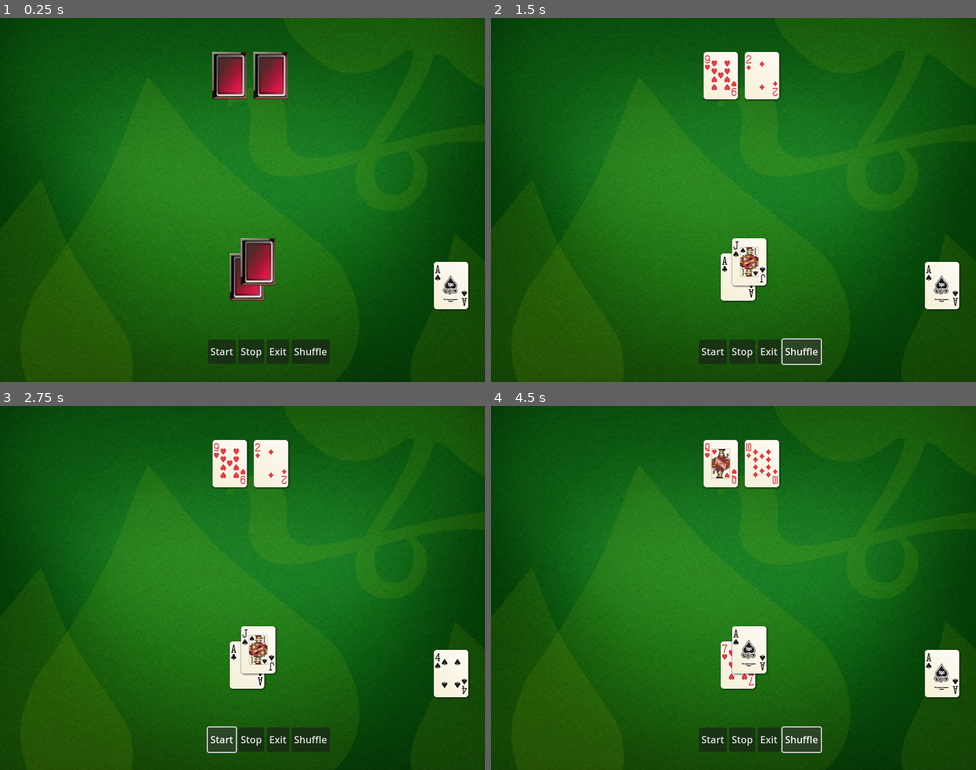
Above: before the commit, frames 1-4 (two rows, left to right).
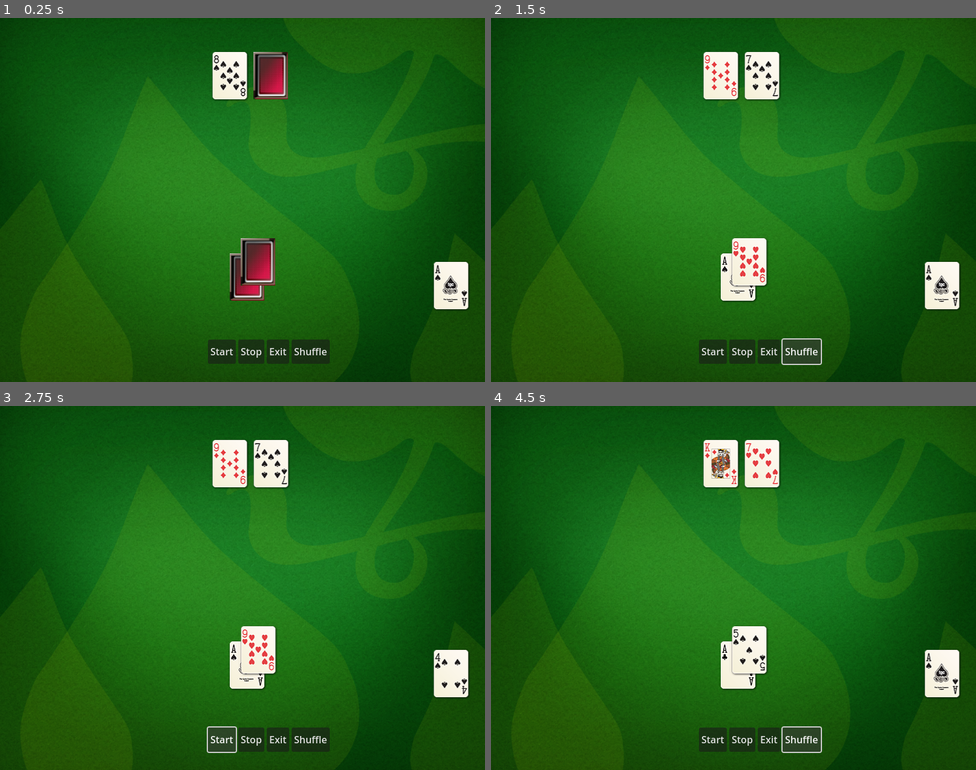
Above: after the commit, the same moments.

Repository: GizehFire/CoolBlackJack
Game: Godot game, scene res://scene/main.tscn
The game is run twice, just before and just after one commit, with the same random seed, the same clock (stepped at 60 frames per second) and the same inputs. Before the commit the project starts from res://main.tscn.
Inputs:
- Up to frame 1 (0.25 s): no input
- Up to frame 2 (1.5 s): click "Stop" at 0.5 s; click "Shuffle" at 1.25 s
- Up to frame 3 (2.75 s): click "Start" at 2 s
- Up to frame 4 (4.5 s): click "Start" at 2.75 s; click "Stop" at 3.5 s; click "Shuffle" at 4.25 s

The runs differ from the first frame. In frame 1, 1.0% of the frame differs, in the area x 43-52%, y 9-23%; in frame 2, 0.7%; in frame 3, 0.7%; in frame 4, 0.8%.

Commit message:
deck-logic
- Extract deck logic into utility module

- Moved pop_front() calls into Utils.get_card_indices() to reduce duplication and make the game logic testable.

- Organized scripts into dedicated scripte and scenes directories

- Refactored code for readability; moved logic to utilities

- Fixed bugs and improved stability

- Add testmod scene and script for experimental testing

Diff:
--- a/icon.svg
+++ /dev/null
@@ -1 +0,0 @@
-<svg xmlns="http://www.w3.org/2000/svg" width="128" height="128"><rect width="124" height="124" x="2" y="2" fill="#363d52" stroke="#212532" stroke-width="4" rx="14"/><g fill="#fff" transform="translate(12.322 12.322)scale(.101)"><path d="M105 673v33q407 354 814 0v-33z"/><path fill="#478cbf" d="m105 673 152 14q12 1 15 14l4 67 132 10 8-61q2-11 15-15h162q13 4 15 15l8 61 132-10 4-67q3-13 15-14l152-14V427q30-39 56-81-35-59-83-108-43 20-82 47-40-37-88-64 7-51 8-102-59-28-123-42-26 43-46 89-49-7-98 0-20-46-46-89-64 14-123 42 1 51 8 102-48 27-88 64-39-27-82-47-48 49-83 108 26 42 56 81zm0 33v39c0 276 813 276 814 0v-39l-134 12-5 69q-2 10-14 13l-162 11q-12 0-16-11l-10-65H446l-10 65q-4 11-16 11l-162-11q-12-3-14-13l-5-69z"/><path d="M483 600c0 34 58 34 58 0v-86c0-34-58-34-58 0z"/><circle cx="725" cy="526" r="90"/><circle cx="299" cy="526" r="90"/></g><g fill="#414042" transform="translate(12.322 12.322)scale(.101)"><circle cx="307" cy="532" r="60"/><circle cx="717" cy="532" r="60"/></g></svg>
--- a/main.gd
+++ /dev/null
@@ -1,71 +0,0 @@
-extends Node
-
-@onready var buttons: Node = $buttons
-@onready var cards: AnimatedSprite2D = $cards
-@onready var first_card: Sprite2D = $PlayerHand/firstCard
-@onready var second_card: Sprite2D = $PlayerHand/secondCard
-@onready var up_card: Sprite2D = $DealerHand/up_card
-@onready var hole_card: Sprite2D = $DealerHand/hole_card
-
-var actions : Dictionary
-var my_deck: Array[int] = []	# Persistentes, gemischtes Kartendeck
-
-func _ready() -> void:
-
-	my_deck = deck_shuffle()  # Nur einmal mischen zu Beginn
-	# start_new_round()
-
-	actions = {
-		"Exit":    get_tree().quit,
-		"Start":   cards.play.bind("default"),
-		"Stop":    cards.stop,
-		"Shuffle": start_new_round
-	}
-
-	buttons.pressed_button.connect(Callable(_on_buttons_selected))
-
-func start_new_round() -> void:
-	if my_deck.size() < 4:
-		my_deck = deck_shuffle()
-		print(" - New Mix - ")
-	set_shuffle_card()
-
-func _on_buttons_selected(item:String) -> void:
-	if actions.has(item):
-		actions[item].call()      # eine Zeile statt vieler ifs
-
-func set_shuffle_card() -> void:
-
-	var frame_index_first : int = my_deck.pop_front() # Erste Karte für Spieler
-	var frame_index_second : int = my_deck.pop_front() # Zweite Karte für Spieler
-	var frame_index_up_card : int = my_deck.pop_front() # Dealer-Upcard
-	var frame_index_hole_card : int = my_deck.pop_front() # Dealer-Upcard
-
-	# Überprüfe ob doppelt vorhanden ist.
-
-	var animation_name := cards.animation  # Aktuelle Animation (wichtig, falls du mehrere hast)
-
-	var texture_first: Texture2D = cards.sprite_frames.get_frame_texture(animation_name, frame_index_first)
-	var texture_second: Texture2D = cards.sprite_frames.get_frame_texture(animation_name, frame_index_second)
-	var texture_up_card: Texture2D = cards.sprite_frames.get_frame_texture(animation_name, frame_index_up_card)
-	var texture_hole_card: Texture2D = cards.sprite_frames.get_frame_texture(animation_name, frame_index_hole_card)
-
-	first_card.texture = texture_first
-	second_card.texture = texture_second
-	up_card.texture = texture_up_card
-	hole_card.texture = texture_hole_card
-
-	print(str(frame_index_first) +  " : " + str(frame_index_second) + " : " + str(frame_index_up_card) + " : " + str(frame_index_hole_card))
-
-func deck_shuffle () -> Array[int]:
-	var new_deck:Array[int] = []
-
-	for i in 52:
-		new_deck.append(i)
-	new_deck.shuffle()
-	return new_deck
-
-func get_random_card_index() -> int:
-	var rng := RandomNumberGenerator.new()
-	rng.randomize()  # Wichtig! Macht den Zufall nicht vorhersehbar
-	return rng.randi_range(0, 51)
--- a/main_thread.gd
+++ /dev/null
@@ -1,23 +0,0 @@
-extends Node
-var thread: Thread
-
-# The thread will start here.
-func _ready():
-
-	thread = Thread.new()
-	# You can bind multiple arguments to a function Callable.
-	thread.start(_thread_function.bind("Wafflecopter"))
-
-
-# Run here and exit.
-# The argument is the bound data passed from start().
-func _thread_function(userdata):
-	# Print the userdata ("Wafflecopter")
-	print("Thread - ID: "+thread.get_id())
-	print("I'm a thread! Userdata is: ", userdata)
-
-
-
-# Thread must be disposed (or "joined"), for portability.
-func _exit_tree():
-	thread.wait_to_finish()
--- a/main_thread.tscn
+++ /dev/null
@@ -1,6 +0,0 @@
-[gd_scene load_steps=2 format=3 uid="uid://bjgnwshducimn"]
-
-[ext_resource type="Script" uid="uid://daq0vec5qrb26" path="res://main_thread.gd" id="1_p580w"]
-
-[node name="main_thread" type="Node"]
-script = ExtResource("1_p580w")
--- a/new_gd_script.gd
+++ /dev/null
@@ -1,20 +0,0 @@
-extends Node
-var thread: Thread
-
-# The thread will start here.
-func _ready():
-	thread = Thread.new()
-	# You can bind multiple arguments to a function Callable.
-	thread.start(_thread_function.bind("Wafflecopter"))
-
-
-# Run here and exit.
-# The argument is the bound data passed from start().
-func _thread_function(userdata):
-	# Print the userdata ("Wafflecopter")
-	print("I'm a thread! Userdata is: ", userdata)
-
-
-# Thread must be disposed (or "joined"), for portability.
-func _exit_tree():
-	thread.wait_to_finish()
--- a/project.godot
+++ b/project.godot
@@ -13,7 +13,6 @@
 config/name="The Exp June 2025"
 run/main_scene="uid://dwb18c0rc1hhg"
 config/features=PackedStringArray("4.4", "Mobile")
-config/icon="res://icon.svg"
 
 [display]
 
--- a/buttons.tscn
+++ b/scene/buttons.tscn
@@ -1,6 +1,6 @@
 [gd_scene load_steps=2 format=3 uid="uid://84c42q3d4eaa"]
 
-[ext_resource type="Script" uid="uid://p1o5cdil7m13" path="res://buttons.gd" id="1_pg40h"]
+[ext_resource type="Script" uid="uid://p1o5cdil7m13" path="res://scripte/buttons.gd" id="1_pg40h"]
 
 [node name="buttons" type="Node"]
 script = ExtResource("1_pg40h")
--- a/cards.tscn
+++ b/scene/cards.tscn
@@ -1,7 +1,7 @@
 [gd_scene load_steps=56 format=3 uid="uid://c1b2yls43xb7l"]
 
 [ext_resource type="Texture2D" uid="uid://bh2o3tdt753y" path="res://media/Blackjack-Cards_S.png" id="1_s483p"]
-[ext_resource type="Script" uid="uid://kk3e8er6tf6e" path="res://cards.gd" id="2_hef1n"]
+[ext_resource type="Script" uid="uid://kk3e8er6tf6e" path="res://scripte/cards.gd" id="2_hef1n"]
 
 [sub_resource type="AtlasTexture" id="AtlasTexture_hef1n"]
 atlas = ExtResource("1_s483p")
--- a/main.tscn
+++ b/scene/main.tscn
@@ -1,10 +1,10 @@
 [gd_scene load_steps=6 format=3 uid="uid://dwb18c0rc1hhg"]
 
-[ext_resource type="Script" uid="uid://df6xfqcfwihw2" path="res://main.gd" id="1_ig7tw"]
+[ext_resource type="Script" uid="uid://df6xfqcfwihw2" path="res://scripte/main.gd" id="1_ig7tw"]
 [ext_resource type="Texture2D" uid="uid://ba5ydqeiiaodf" path="res://media/Blackjack-Felt-Background_800x600.png" id="2_0xm2m"]
-[ext_resource type="PackedScene" uid="uid://c5yfpxwxy7mhu" path="res://deck_card.tscn" id="3_h2yge"]
-[ext_resource type="PackedScene" uid="uid://84c42q3d4eaa" path="res://buttons.tscn" id="3_lquwl"]
-[ext_resource type="PackedScene" uid="uid://c1b2yls43xb7l" path="res://cards.tscn" id="4_1bvp3"]
+[ext_resource type="PackedScene" uid="uid://c5yfpxwxy7mhu" path="res://scene/deck_card.tscn" id="3_h2yge"]
+[ext_resource type="PackedScene" uid="uid://84c42q3d4eaa" path="res://scene/buttons.tscn" id="3_lquwl"]
+[ext_resource type="PackedScene" uid="uid://c1b2yls43xb7l" path="res://scene/cards.tscn" id="4_1bvp3"]
 
 [node name="main" type="Node"]
 script = ExtResource("1_ig7tw")
--- /dev/null
+++ b/scene/testmod.tscn
@@ -0,0 +1,15 @@
+[gd_scene load_steps=2 format=3 uid="uid://cd778gqv5qsu2"]
+
+[ext_resource type="Script" uid="uid://du3jtwp2kgjtw" path="res://scripte/testmod.gd" id="1_c3kyi"]
+
+[node name="testmod" type="Node2D"]
+script = ExtResource("1_c3kyi")
+
+[node name="btn_okay" type="Button" parent="."]
+offset_left = 370.0
+offset_top = 303.0
+offset_right = 418.0
+offset_bottom = 334.0
+text = "Okay"
+
+[connection signal="pressed" from="btn_okay" to="." method="_on_btn_okay_pressed"]
--- /dev/null
+++ b/scripte/main.gd
@@ -0,0 +1,61 @@
+extends Node
+
+@onready var buttons: Node = $buttons
+@onready var cards: AnimatedSprite2D = $cards
+@onready var first_card: Sprite2D = $PlayerHand/firstCard
+@onready var second_card: Sprite2D = $PlayerHand/secondCard
+@onready var up_card: Sprite2D = $DealerHand/up_card
+@onready var hole_card: Sprite2D = $DealerHand/hole_card
+
+var actions : Dictionary
+var my_deck: Array[int] = []	# Persistentes, gemischtes Kartendeck
+var Utils = preload("res://scripte/module/utils.gd").new()
+
+func _ready() -> void:
+
+	# Konstante zur Auswahl eines bestimmten Karten-Frames (z. B. für Tests oder gezielte Anzeige)
+	const SELECT_CARDS: int = 7
+	# Ermittelt die maximale Anzahl an Frames (Karten) in der aktuellen Animation des AnimatedSprite2D
+	var maximal_cards: int = cards.sprite_frames.get_frame_count(cards.animation)
+	# Weist dem up_card-Sprite die Textur des Frame Nr. 7 zu (Index basiert auf SELECT_CARDS)
+	up_card.texture = cards.sprite_frames.get_frame_texture(cards.animation, SELECT_CARDS)
+	# Gibt die Anzahl der verfügbaren Karten (Frames) im Terminal aus
+	print("Anzahl der Karten: " + str(maximal_cards))
+
+
+	my_deck = Utils.deck_shuffle() # Nur einmal mischen zu Beginn
+	# start_new_round()
+
+	actions = {
+		"Exit":    get_tree().quit,
+		"Start":   cards.play.bind("default"),
+		"Stop":    cards.stop,
+		"Shuffle": start_new_round
+	}
+
+	buttons.pressed_button.connect(Callable(_on_buttons_selected))
+
+func set_shuffle_card(deck: Array[int]) -> Array[int]:
+	# reine Logik
+
+	var idx : Dictionary = Utils.get_card_indices(deck)
+	var anim := cards.animation
+
+	first_card.texture  = cards.sprite_frames.get_frame_texture(anim, idx["first"])
+	second_card.texture = cards.sprite_frames.get_frame_texture(anim, idx["second"])
+	up_card.texture     = cards.sprite_frames.get_frame_texture(anim, idx["up"])
+	hole_card.texture   = cards.sprite_frames.get_frame_texture(anim, idx["hole"])
+
+	print("%d : %d : %d : %d" % [idx["first"], idx["second"], idx["up"], idx["hole"]])
+	return deck
+
+func start_new_round() -> void:
+	if my_deck.size() < 4:
+		my_deck = Utils.deck_shuffle()
+		print(" - New Mix - ")
+	set_shuffle_card(my_deck)
+
+
+func _on_buttons_selected(item:String) -> void:
+	if actions.has(item):
+		actions[item].call()      # eine Zeile statt vieler ifs
--- /dev/null
+++ b/scripte/module/utils.gd
@@ -0,0 +1,31 @@
+# module/uitls.gd
+
+extends Node
+
+func ensure_enough_cards(_deck: Array[int]) -> Array[int]:
+	if _deck.size() < 4:
+		print(" - New Mix - ")
+		return deck_shuffle()        # mischt ein neues 52-Karten-Deck
+	return _deck
+
+func get_card_indices(deck: Array[int]) -> Dictionary:
+	# zieht 4 Karten nacheinander und liefert ihre Indizes
+	return {
+		"first": deck.pop_front(),
+		"second": deck.pop_front(),
+		"up": deck.pop_front(),
+		"hole": deck.pop_front()
+	}
+
+func deck_shuffle () -> Array[int]:
+	var _deck:Array[int] = []
+
+	for i in 52:
+		_deck.append(i)
+	_deck.shuffle()
+	return _deck
+
+func get_random_card_index() -> int:
+	var rng := RandomNumberGenerator.new()
+	rng.randomize()  # Wichtig! Macht den Zufall nicht vorhersehbar
+	return rng.randi_range(0, 51)
--- /dev/null
+++ b/scripte/testmod.gd
@@ -0,0 +1,53 @@
+extends Node2D
+@onready var btn_okay: Button = $btn_okay
+
+
+# Called when the node enters the scene tree for the first time.
+func _ready() -> void:
+
+	var user: Dictionary = {
+	"Name":  "Falko",
+	"Punkte": 120,   # Integer statt "120"
+	"Leben":  10,
+	"ZieheWurzel": sqrt(64)
+}
+	print("Name: " + user["Name"])
+	print("Leben: " + str(user["Leben"]))
+	print("Punkte: " + str(user["Punkte"]))
+	print("Wurzel ziehen von 64: %0.1f" % user["ZieheWurzel"])
+
+
+
+func _on_btn_okay_pressed() -> void:
+	pass
+
+func _unhandled_key_input(event: InputEvent) -> void:
+	if event.is_pressed():                # nur bei Key-Down
+		match event.keycode:
+			KEY_ESCAPE:
+
+				print("Pressed 'ESC' Key")
+				get_viewport().set_input_as_handled()
+
+			KEY_F5:
+
+				print("Pressed 'F5' Key")
+
+#func _close_modal (is_confirmed:bool) -> void:
+
+	# Diese Funktion aktiviert oder deaktiviert,
+	# ob ein Node die Methode überhaupt empfangen darf.
+
+#	set_process_unhandled_key_input(false)
+
+
+func okay():
+	wait_confirmation()
+	print("This will be printed immediately, before the user press the button.")
+
+
+func wait_confirmation():
+	print("Prompting user")
+	await btn_okay.button_down # Waits for the button_up signal from Button node.
+	print("User confirmed")
+	return true
Not shown, removed: icon.svg.import
Not shown, removed: main_thread.gd.uid
Not shown, removed: new_gd_script.gd.uid
Renamed: deck_card.tscn -> scene/deck_card.tscn
Renamed: buttons.gd -> scripte/buttons.gd
Renamed: buttons.gd.uid -> scripte/buttons.gd.uid
Renamed: cards.gd -> scripte/cards.gd
Renamed: cards.gd.uid -> scripte/cards.gd.uid
Renamed: main.gd.uid -> scripte/main.gd.uid
Not shown, added: scripte/module/utils.gd.uid
Not shown, added: scripte/testmod.gd.uid
